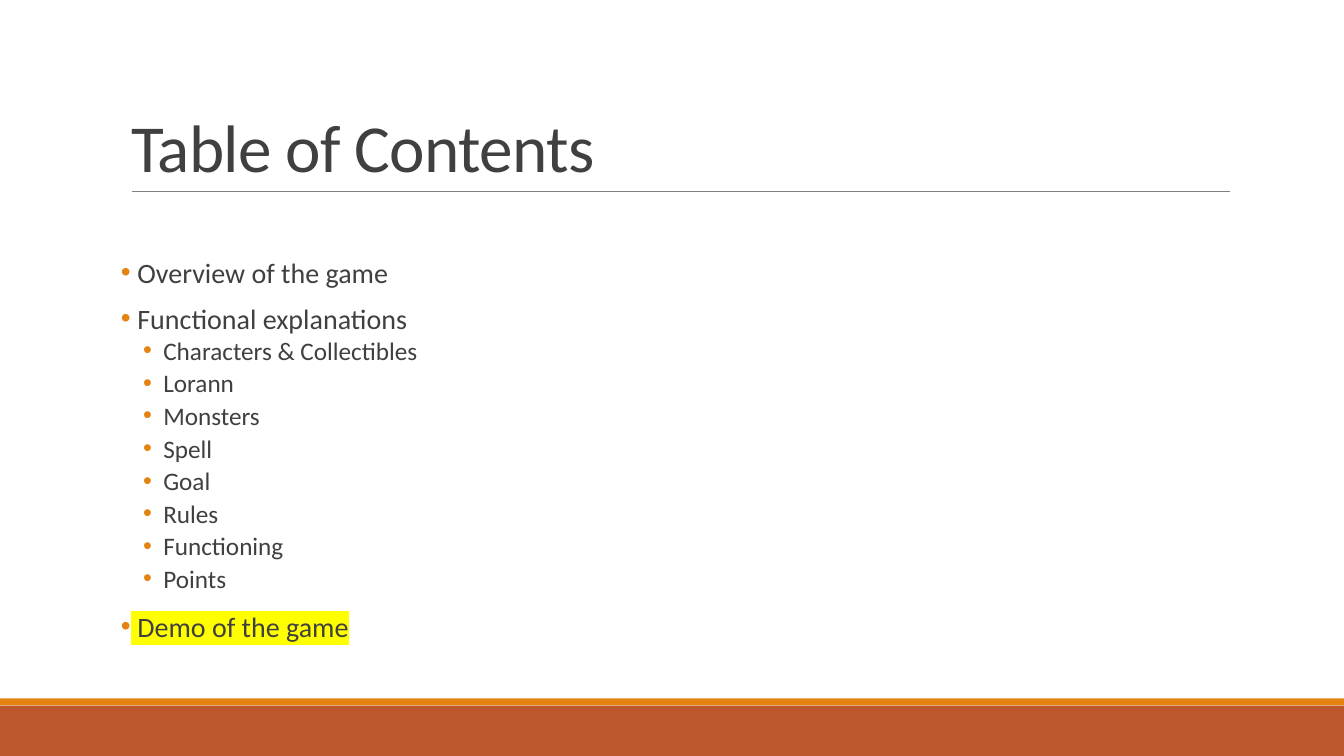
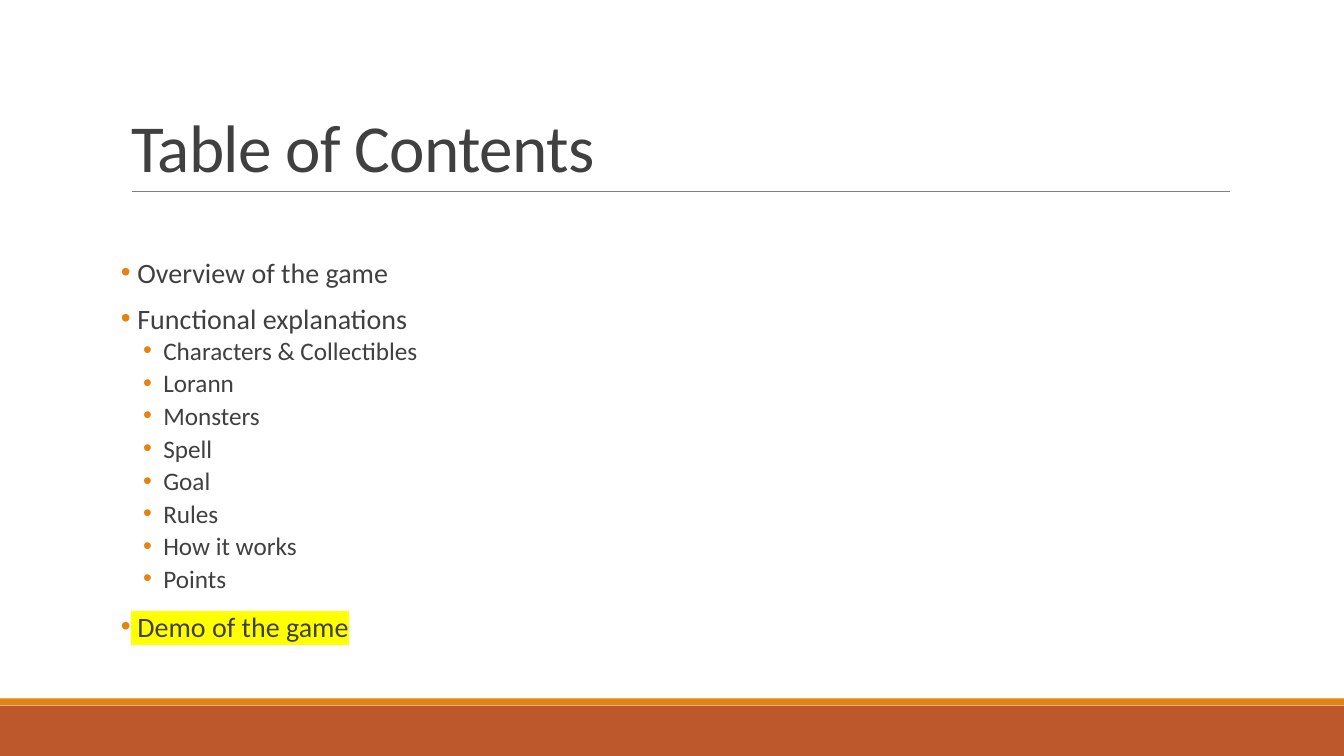
Before and after one commit to Studisys/Lorann-Java-Project----Exia-CESI-A1, a slide deck: slide 3 of Deliverables/Lorann - PowerPoint.pptx. Drawn at 1344x756 pixels with LibreOffice and Linux fonts; fonts in the diff are those of the drawing. Boxes give left, top, right and bottom in pixels: in the first picture for what was removed or moved away, otherwise in the second. Text is boxed around its words. In the diff, an @@ line names an element or a change of style, - is before the commit and + after.

```diff
--- a/Deliverables/Lorann - PowerPoint.pptx
+++ b/Deliverables/Lorann - PowerPoint.pptx
@@ text at box(163, 537, 297, 555): text changed @@
-  • Functioning
+  • How it works
```
Also in this commit, not shown: 7 other slides changed.
